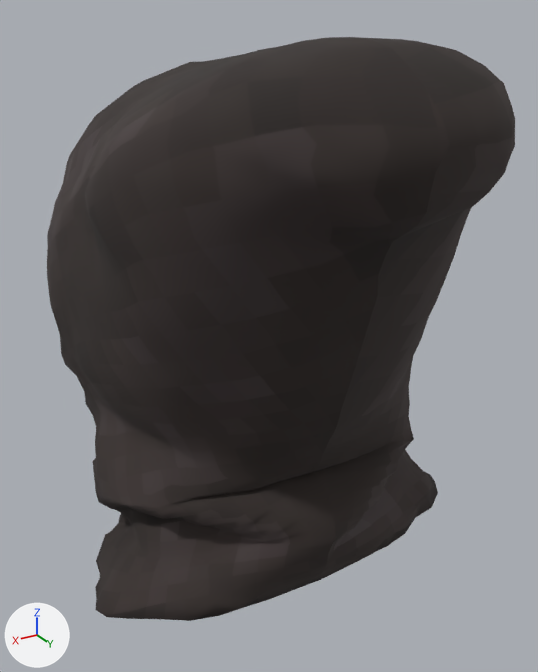
One commit to the glTF model public/ashen-reach/equipment-undead/graveweaverHood.glb: the scene before it, then after it.
The view is the same before and after, from a 50 mm camera at (0.2, 0.399, 1.888) aimed at (-0.018, 0.034, 1.706). The lights are fixed; the arrows at lower left show +X, +Y and +Z. The first picture is the older version. Where no turn or scale is listed for an object, it has been applied to the vertices. Vertices at exactly the same position are counted once.

Objects in the first picture: 'GraveweaverHood'.
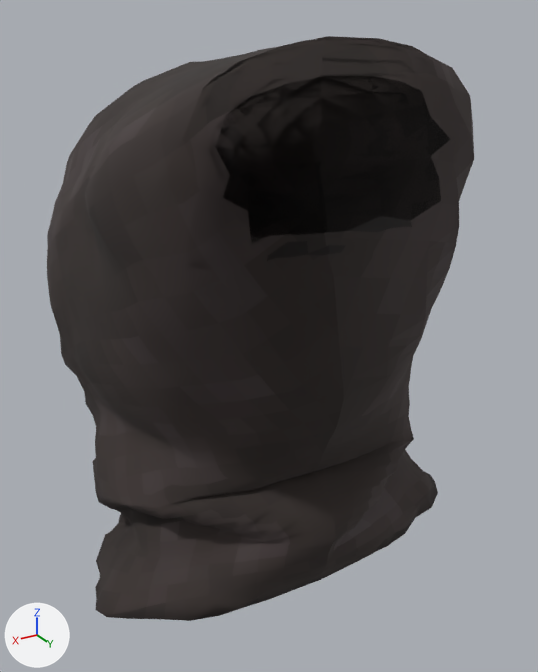
Boxes (x1, y1, x2, y2) around the edits, measured in the pictures (538 x 672 px; the box of a moved part takes in the faces that stretch with it):
'GraveweaverHood', reshaped (9% narrower)
    before: (47, 37, 515, 621)
    after: (47, 36, 474, 621)
part 1 of me_graveweaverhood, moved or reshaped
    before: (138, 37, 515, 416)
    after: (138, 36, 474, 416)

Patch to the scene script:
```diff
--- a/public/ashen-reach/equipment-undead/graveweaverHood.glb.py
+++ b/public/ashen-reach/equipment-undead/graveweaverHood.glb.py
@@ me_graveweaverhood @@
 # used by ob_graveweaverhood; location = (0.0, 0.0, 0.0)
-me_graveweaverhood.from_pydata(...)  # 4504 vertices, 9008 faces; spans x -0.109..0.122, y -0.168..0.222, z 1.501..1.881
+me_graveweaverhood.from_pydata(...)  # 4504 vertices, 9008 faces; spans x -0.109..0.122, y -0.168..0.151, z 1.501..1.881
+# me_graveweaverhood part 1: all 233 vertices in x -0.054..0.087, y 0.152..0.222, z 1.723..1.881 are scaled about their middle by (1, -0.000698, 1), then moved by (0.0, -0.036, 0.0)
 me_graveweaverhood.materials.append(mat_graveweaverhood)
```
